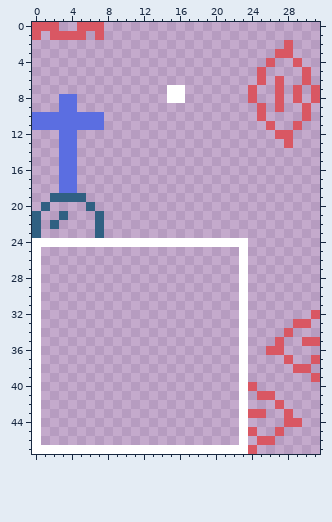
File history of a pixel-art file, assets/Tileset.aseprite. Above is the file before it was changed.
32x48 pixels, 1 frame.
The result:
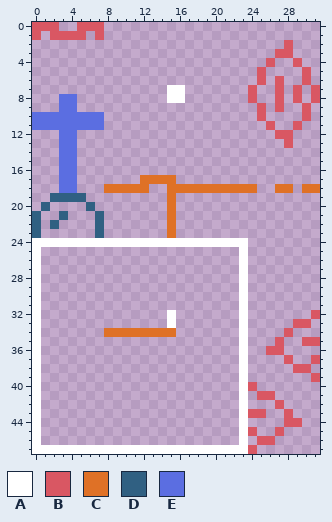
Palette (. is transparent): A #ffffff  B #d95763  C #df7126  D #306082  E #5b6ee1
From old to new:
@@ x 0..31 @@
 16 ...EE...........................
-17 ...EE...........................
-18 ...EE...........................
-19 ..DDDD..........................
-20 .D....D.........................
-21 D..D...D........................
-22 D.D....D........................
-23 D......D........................
+17 ...EE.......CCCC................
+18 ...EE...CCCCC..CCCCCCCCCC..CC.CC
+19 ..DDDD.........C................
+20 .D....D........C................
+21 D..D...D.......C................
+22 D.D....D.......C................
+23 D......D.......C................
 24 AAAAAAAAAAAAAAAAAAAAAAAA........
@@ x 6..17 @@
 31 ............
-32 ............
-33 ............
-34 ............
+32 .........A..
+33 .........A..
+34 ..CCCCCCCC..
 35 ............
Pixel boxes of the changes (left, top, right, bottom) in both pictures:
added: (104, 175, 320, 238)
added: (104, 310, 176, 337)
